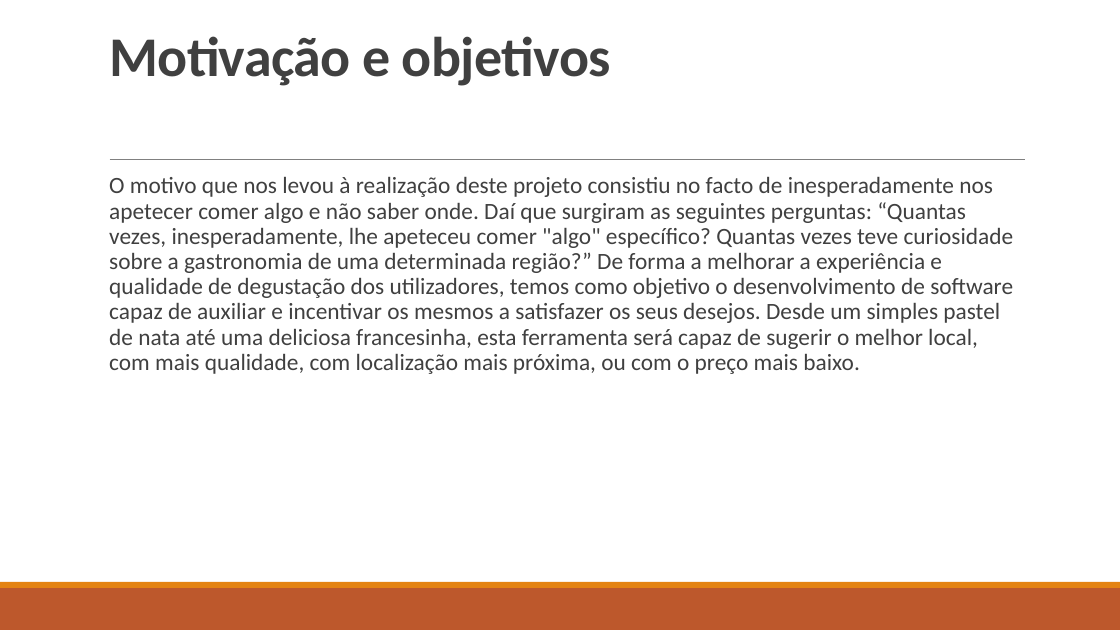
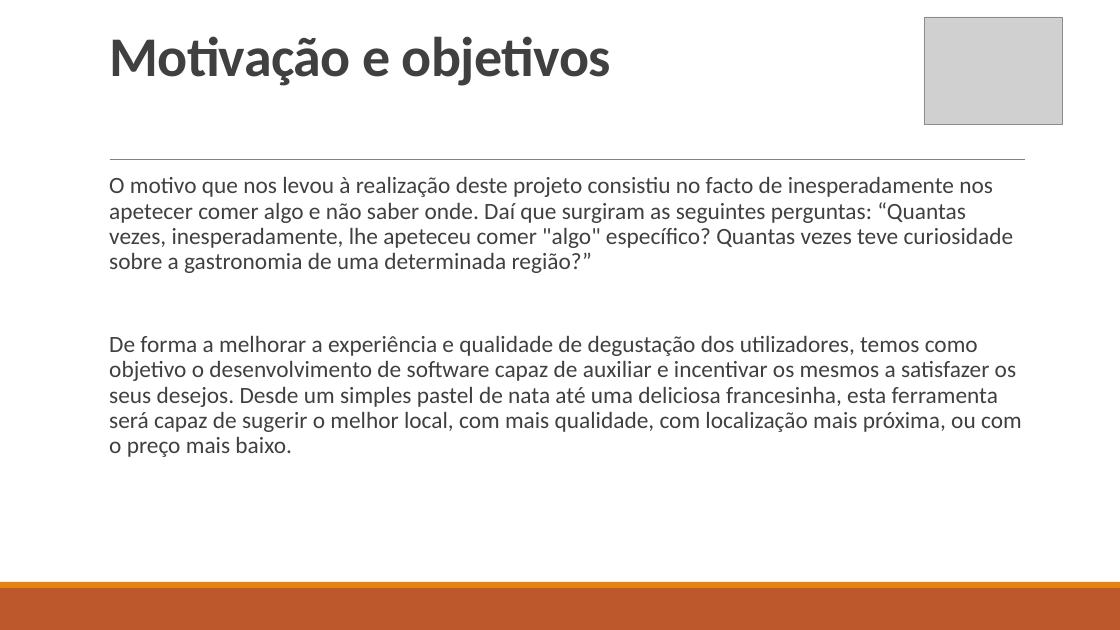
Before and after one commit to natawild/LI4-16-17, a slide deck: slide 6 of Etapa1/Apresentação1fase.pptx. Drawn at 1120x630 pixels with LibreOffice and Linux fonts; fonts in the diff are those of the drawing; grey boxes stand for pictures. Boxes give left, top, right and bottom in pixels: in the first picture for what was removed or moved away, otherwise in the second. Text is boxed around its words. In the diff, an @@ line names an element or a change of style, - is before the commit and + after.

Commit message:
apresentação mais bonita

```diff
--- a/Etapa1/Apresentação1fase.pptx
+++ b/Etapa1/Apresentação1fase.pptx
@@ picture added at bbox=[924, 17, 1062, 124] @@
@@ text at bbox=[109, 177, 1022, 457]: text changed @@
-  O motivo que nos levou à realização deste projeto consistiu no facto de inesperadamente nos apetecer comer algo e não saber onde. Daí que surgiram as seguintes perguntas: “Quantas vezes, inesperadamente, lhe apeteceu comer "algo" específico? Quantas vezes teve curiosidade sobre a gastronomia de uma determinada região?” De forma a melhorar a experiência e qualidade de degustação dos utilizadores, temos como objetivo o desenvolvimento de software capaz de auxiliar e incentivar os mesmos a satisfazer os seus desejos. Desde um simples pastel de nata até uma deliciosa francesinha, esta ferramenta será capaz de sugerir o melhor local, com mais qualidade, com localização mais próxima, ou com o preço mais baixo.
+  O motivo que nos levou à realização deste projeto consistiu no facto de inesperadamente nos apetecer comer algo e não saber onde. Daí que surgiram as seguintes perguntas: “Quantas vezes, inesperadamente, lhe apeteceu comer "algo" específico? Quantas vezes teve curiosidade sobre a gastronomia de uma determinada região?”
+  De forma a melhorar a experiência e qualidade de degustação dos utilizadores, temos como objetivo o desenvolvimento de software capaz de auxiliar e incentivar os mesmos a satisfazer os seus desejos. Desde um simples pastel de nata até uma deliciosa francesinha, esta ferramenta será capaz de sugerir o melhor local, com mais qualidade, com localização mais próxima, ou com o preço mais baixo.
```
Also in this commit, not shown: 10 other slides changed, 1 slide added, 1 slide removed, 1 other file.
